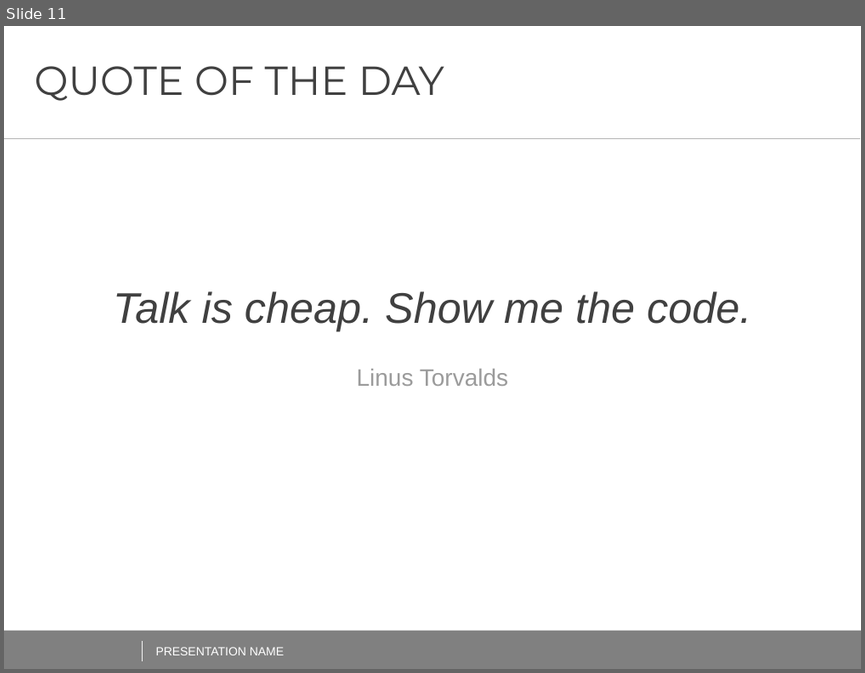
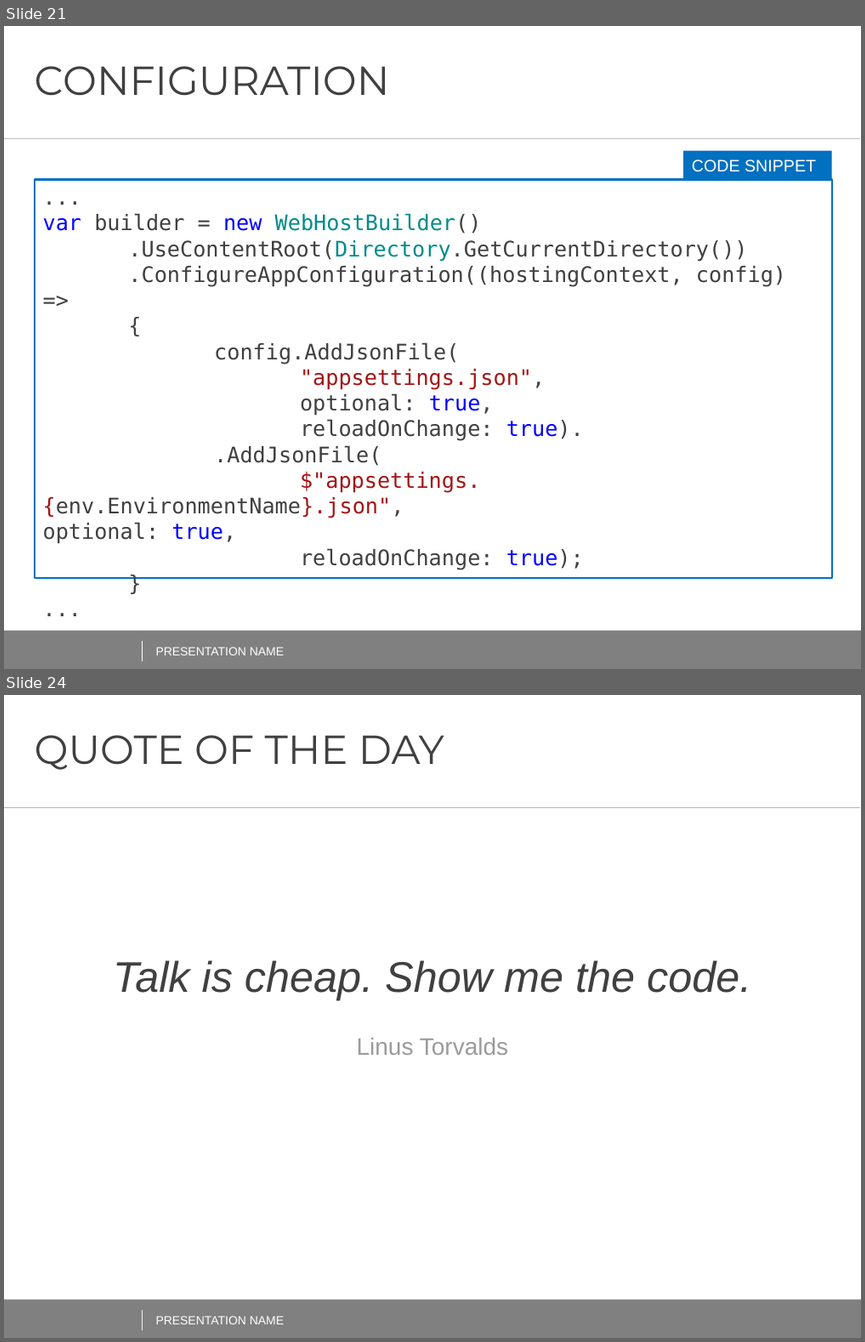
Before and after one commit to AndreiShenets/ASP.NET-Lectures, a slide deck: docs/ASP.NET CORE - iTechArt 2018.pptx. Shown one above the other, each under a label of ours: slide 11 before the commit, slides 21 and 24 after it; the slides between them are not shown. The pictures are 865x673 and 865x1342 pixels, drawn with LibreOffice and Linux fonts; fonts in the diff are those of the drawing; background and template pictures are left out. Boxes give left, top, right and bottom in pixels: in the first picture for what was removed or moved away, otherwise in the second. Text is boxed around its words. In the diff, an @@ line names an element or a change of style, - is before the commit and + after.

```diff
--- a/docs/ASP.NET CORE - iTechArt 2018.pptx
+++ b/docs/ASP.NET CORE - iTechArt 2018.pptx
@@ slide 21 added at [4,26,861,669], background #FFFFFF; not listed: 2 template elements that a slide beside it also shows @@
@@ title added at [35,66,390,96], 34 pt, text #404040 @@
+CONFIGURATION
@@ line added from (4, 138) to (860, 138), #BFBFBF 0.5 pt @@
@@ rectangle added at [683,150,832,179], fill #0070C0, 14 pt, text #FFFFFF @@
+CODE SNIPPET
@@ rectangle added at [34,179,831,577], fill #FFFFFF, outline #0070C0 1.5 pt, 18 pt, text #404040 @@
+...
+var builder = new WebHostBuilder()
+.UseContentRoot(Directory.GetCurrentDirectory())
+.ConfigureAppConfiguration((hostingContext, config) =>
+{
+config.AddJsonFile(
+"appsettings.json",
+optional: true,
+reloadOnChange: true).
+.AddJsonFile(
+$"appsettings.{env.EnvironmentName}.json", optional: true,
+reloadOnChange: true);
+}
+...
@@ line added from (142, 641) to (142, 661), #FFFFFF 0.5 pt @@
@@ text added at [156,646,284,655], 10 pt, text #FFFFFF @@
+PRESENTATION NAME
@@ what was slide 11 is now slide 24 @@
```
Also in this commit, not shown: 1 slide changed, 12 other slides added.
